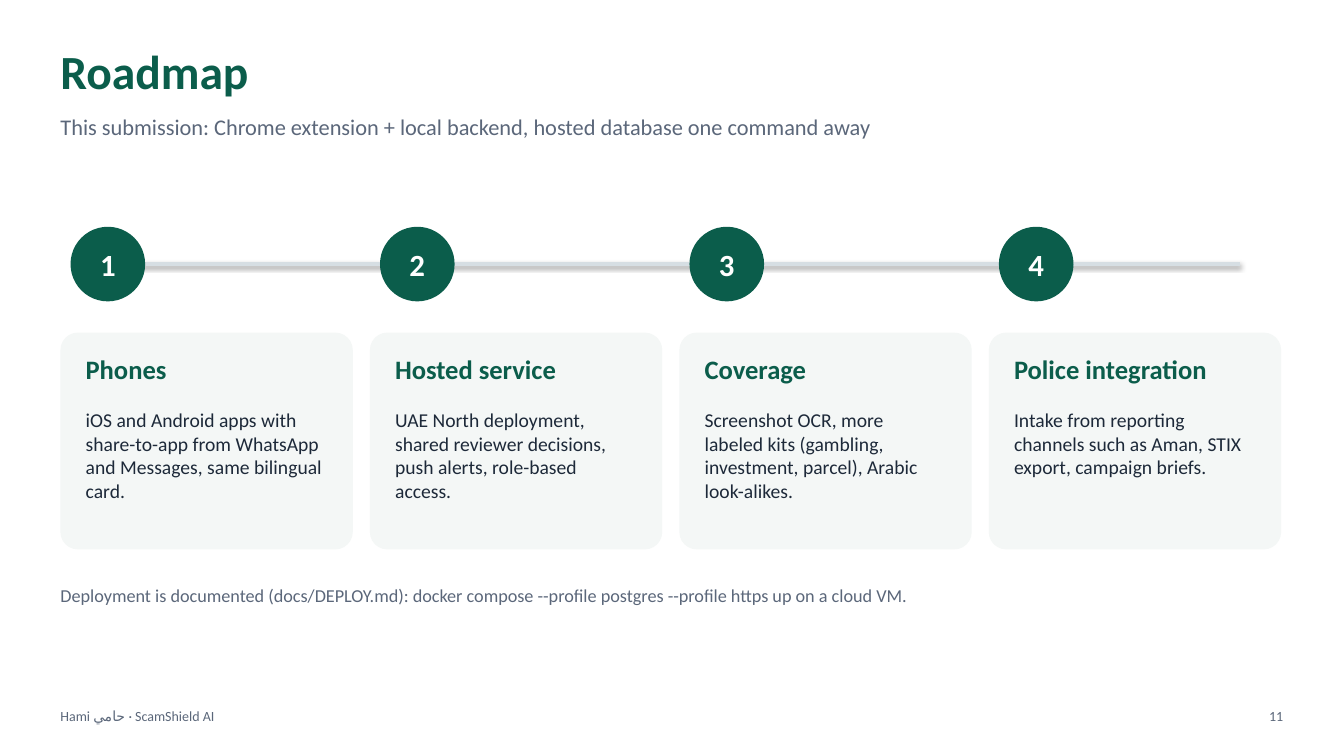
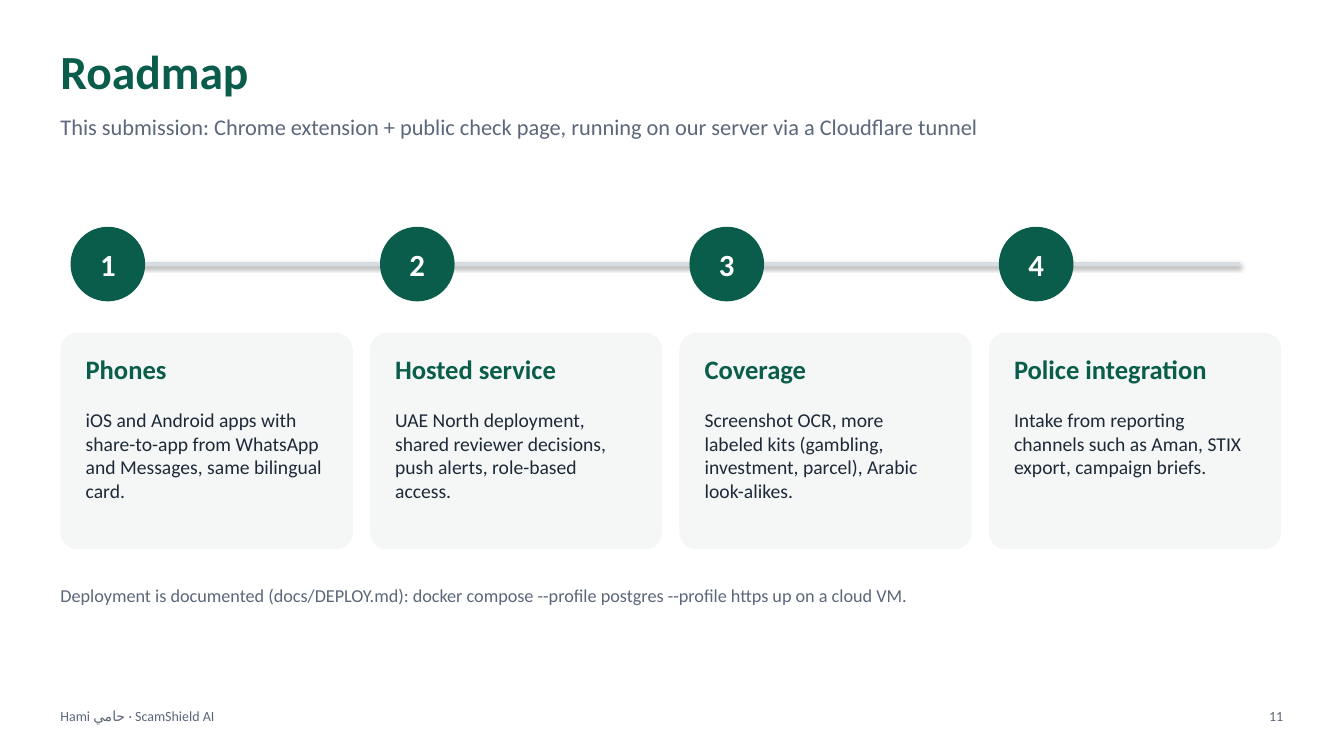
Before and after one commit to mboausibah/hami, a slide deck: slide 11 of docs/Hami.pptx. Drawn at 1344x756 pixels with LibreOffice and Linux fonts; fonts in the diff are those of the drawing. Boxes give left, top, right and bottom in pixels: in the first picture for what was removed or moved away, otherwise in the second. Text is boxed around its words. In the diff, an @@ line names an element or a change of style, - is before the commit and + after.

```diff
--- a/docs/Hami.pptx
+++ b/docs/Hami.pptx
@@ text at [60, 119, 977, 139]: text changed @@
-This submission: Chrome extension + local backend, hosted database one command away
+This submission: Chrome extension + public check page, running on our server via a Cloudflare tunnel
```
Also in this commit, not shown: 7 other files.
